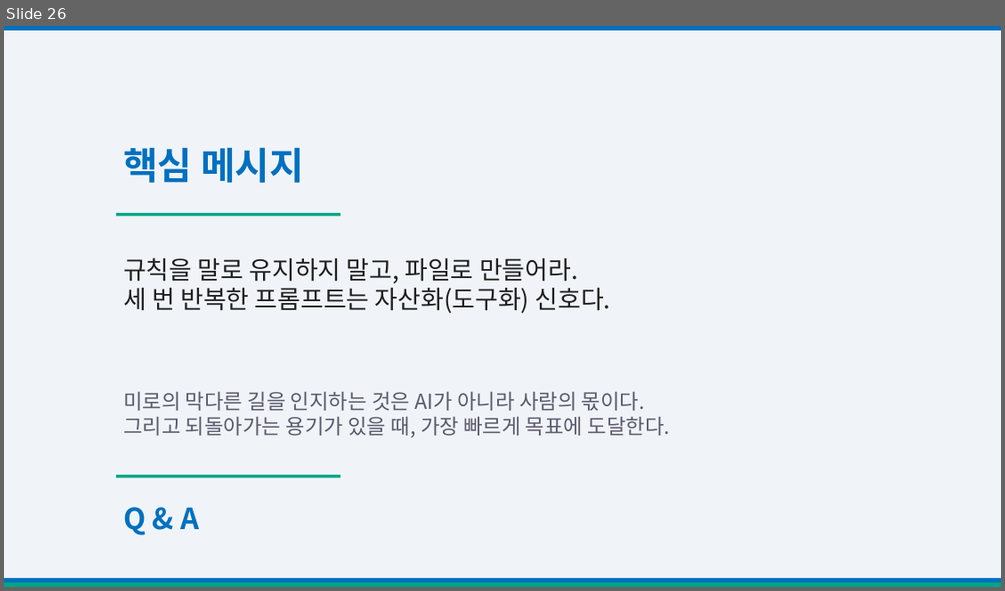
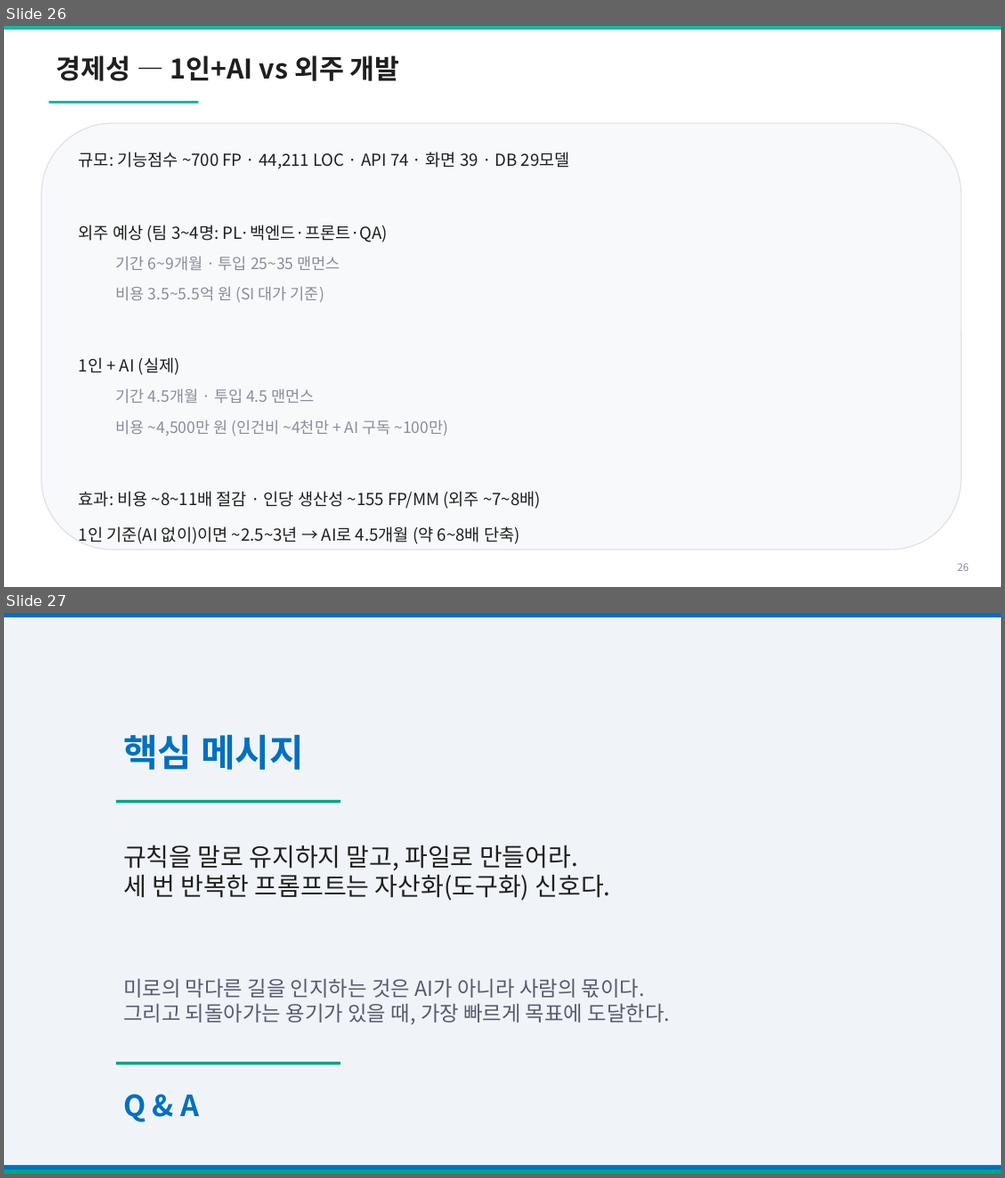
Before and after one commit to youngjaeseo-git/firstTest, a slide deck: docs/retrospective-presentation.pptx. Shown one above the other, each under a label of ours: slide 26 before the commit, slides 26 and 27 after it. The pictures are 1005x591 and 1005x1178 pixels, drawn with LibreOffice and Linux fonts; fonts in the diff are those of the drawing. Boxes give left, top, right and bottom in pixels: in the first picture for what was removed or moved away, otherwise in the second. Text is boxed around its words. In the diff, an @@ line names an element or a change of style, - is before the commit and + after.

```diff
--- a/docs/retrospective-presentation.pptx
+++ b/docs/retrospective-presentation.pptx
@@ slide 26 added at bbox=[4, 26, 1001, 587], background #FFFFFF @@
@@ rectangle added at bbox=[4, 26, 1001, 30], fill #14B8A6 @@
@@ text added at bbox=[57, 55, 400, 81], 26 pt, text #1F1F1F, bold @@
+경제성 — 1인+AI vs 외주 개발
@@ rectangle added at bbox=[48, 101, 198, 103], fill #14B8A6 @@
@@ rounded rectangle added at bbox=[41, 123, 961, 549], fill #F8F9FB, outline #E0E0E8 1 pt @@
@@ text added at bbox=[79, 151, 570, 544], 16 pt, text #1F1F1F @@
+규모: 기능점수 ~700 FP · 44,211 LOC · API 74 · 화면 39 · DB 29모델
+외주 예상 (팀 3~4명: PL·백엔드·프론트·QA)
+  기간 6~9개월 · 투입 25~35 맨먼스
+  비용 3.5~5.5억 원 (SI 대가 기준)
+1인 + AI (실제)
+  기간 4.5개월 · 투입 4.5 맨먼스
+  비용 ~4,500만 원 (인건비 ~4천만 + AI 구독 ~100만)
+효과: 비용 ~8~11배 절감 · 인당 생산성 ~155 FP/MM (외주 ~7~8배)
+1인 기준(AI 없이)이면 ~2.5~3년 → AI로 4.5개월 (약 6~8배 단축)
@@ text added at bbox=[957, 563, 969, 571], 10 pt, text #8C8C9A @@
+26
@@ what was slide 26 is now slide 27 @@
```
Also in this commit, not shown: 1 slide changed, 1 other file.
